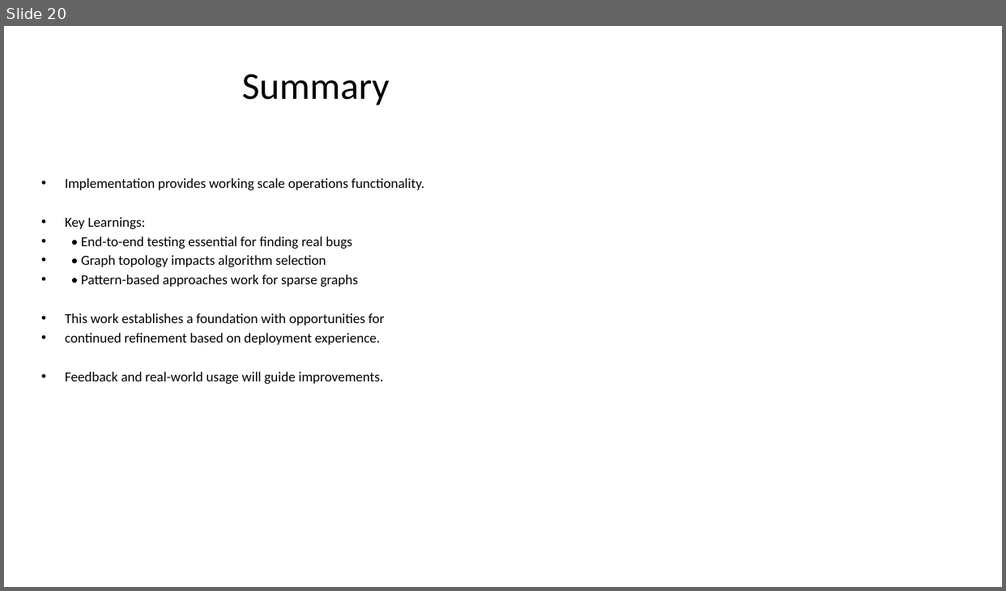
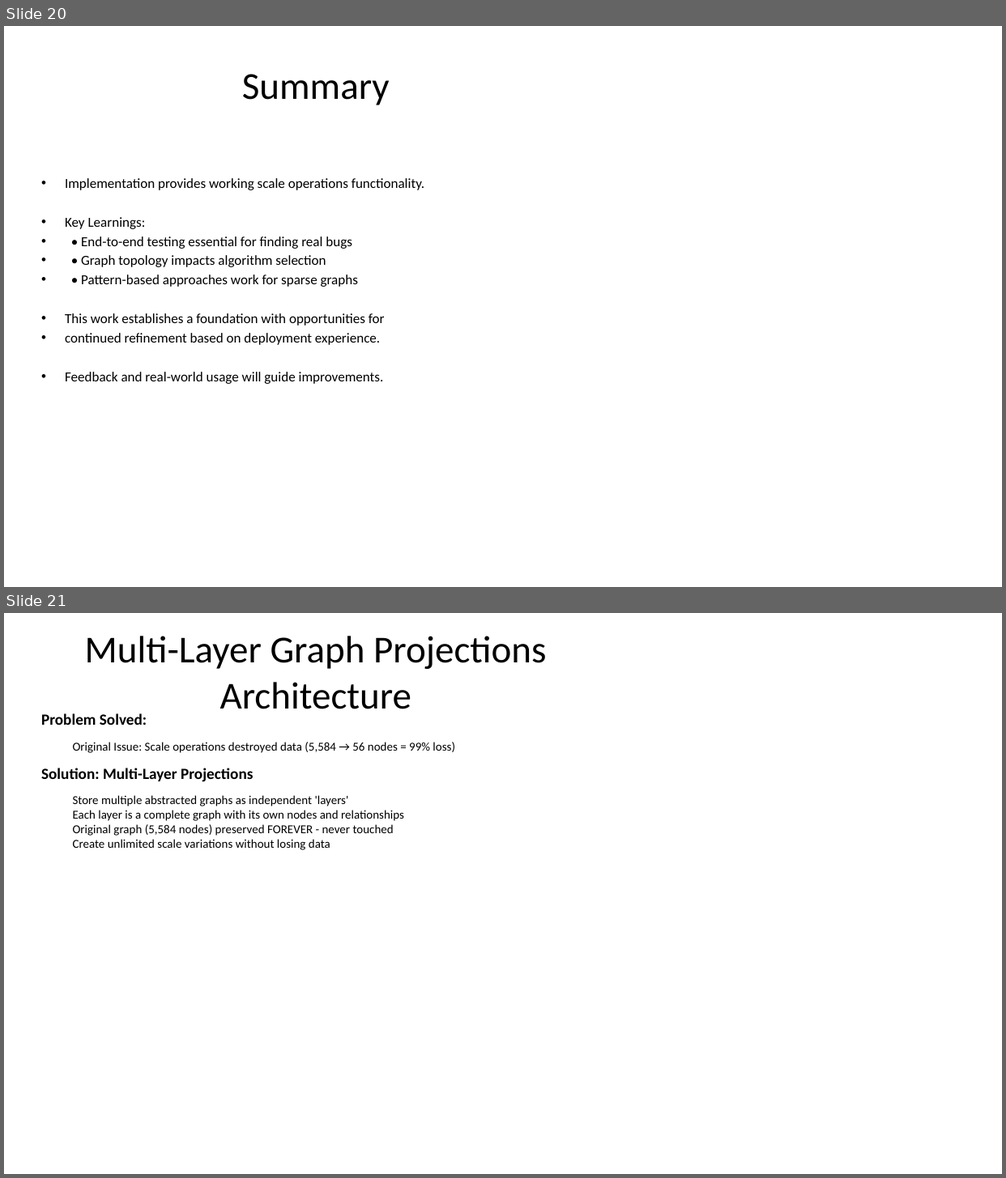
Before and after one commit to rysweet/azure-tenant-grapher, a slide deck: Scale_Operations_Implementation.pptx. Shown one above the other, each under a label of ours: slide 20 before the commit, slides 20 and 21 after it. The pictures are 1006x591 and 1006x1178 pixels, drawn with LibreOffice and Linux fonts; fonts in the diff are those of the drawing. Boxes give left, top, right and bottom in pixels: in the first picture for what was removed or moved away, otherwise in the second. Text is boxed around its words. In the diff, an @@ line names an element or a change of style, - is before the commit and + after.

```diff
--- a/Scale_Operations_Implementation.pptx
+++ b/Scale_Operations_Implementation.pptx
@@ slide 21 added at <box>4,613,1002,1174</box>, background #FFFFFF @@
@@ title added at <box>85,636,546,709</box>, 44 pt, text #000000 @@
+Multi-Layer Graph Projections Architecture
@@ text added at <box>41,713,455,850</box>, 14 pt, text #000000 @@
+Problem Solved:
+  Original Issue: Scale operations destroyed data (5,584 → 56 nodes = 99% loss)
+Solution: Multi-Layer Projections
+  Store multiple abstracted graphs as independent 'layers'
+  Each layer is a complete graph with its own nodes and relationships
+  Original graph (5,584 nodes) preserved FOREVER - never touched
+  Create unlimited scale variations without losing data
```
Also in this commit, not shown: 4 other slides added.
